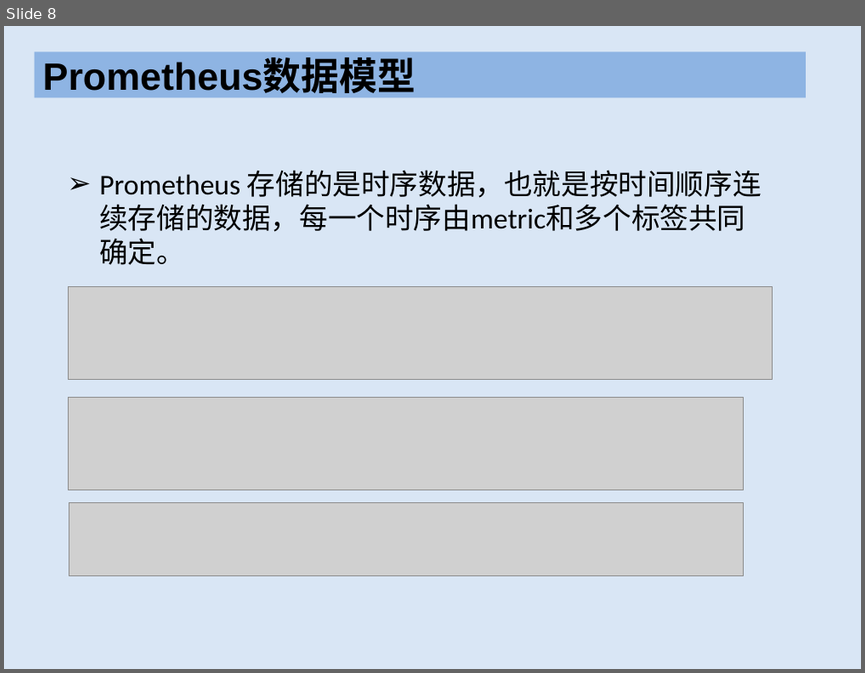
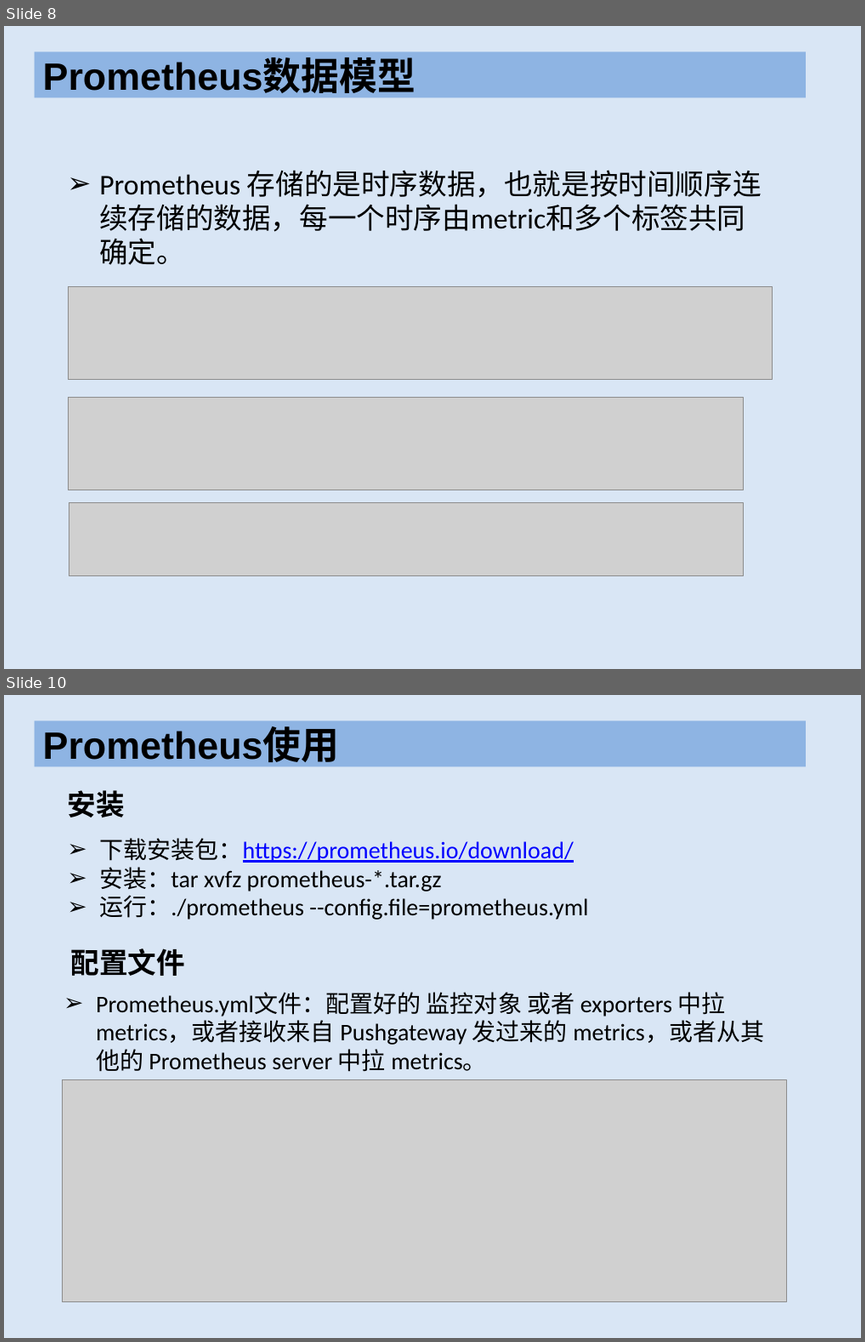
Before and after one commit to XianHuaEmma/test, a slide deck: Prometheus知识/Prometheus.pptx. Shown one above the other, each under a label of ours: slide 8 before the commit, slides 8 and 10 after it; the slides between them are not shown. The pictures are 865x673 and 865x1342 pixels, drawn with LibreOffice and Linux fonts; fonts in the diff are those of the drawing; grey boxes stand for pictures. Boxes give left, top, right and bottom in pixels: in the first picture for what was removed or moved away, otherwise in the second. Text is boxed around its words. In the diff, an @@ line names an element or a change of style, - is before the commit and + after.

Commit message:
添加Prometheus使用功能

```diff
--- a/Prometheus知识/Prometheus.pptx
+++ b/Prometheus知识/Prometheus.pptx
@@ slide 10 added at [4, 695, 861, 1338], background #C6D9F1 at 65% opacity @@
@@ rectangle added at [34, 721, 805, 767], fill #8EB4E3, 32 pt, text #000000, bold @@
+Prometheus使用
@@ text added at [67, 790, 124, 817], 24 pt, text #000000, bold @@
+安装
@@ text added at [99, 838, 588, 919], 20 pt, text #000000 @@
+➢ 下载安装包：https://prometheus.io/download/
+➢ 安装：tar xvfz prometheus-*.tar.gz
+➢ 运行：./prometheus --config.file=prometheus.yml
@@ text added at [71, 948, 185, 975], 24 pt, text #000000, bold @@
+配置文件
@@ text added at [96, 992, 764, 1072], 20 pt, text #000000 @@
+➢ Prometheus.yml文件：配置好的 监控对象 或者 exporters 中拉 metrics，或者接收来自 Pushgateway 发过来的 metrics，或者从其他的 Prometheus server 中拉 metrics。
@@ picture added at [63, 1080, 786, 1301] @@
```
Also in this commit, not shown: 4 slides changed, 1 other slide added, 1 other file.
